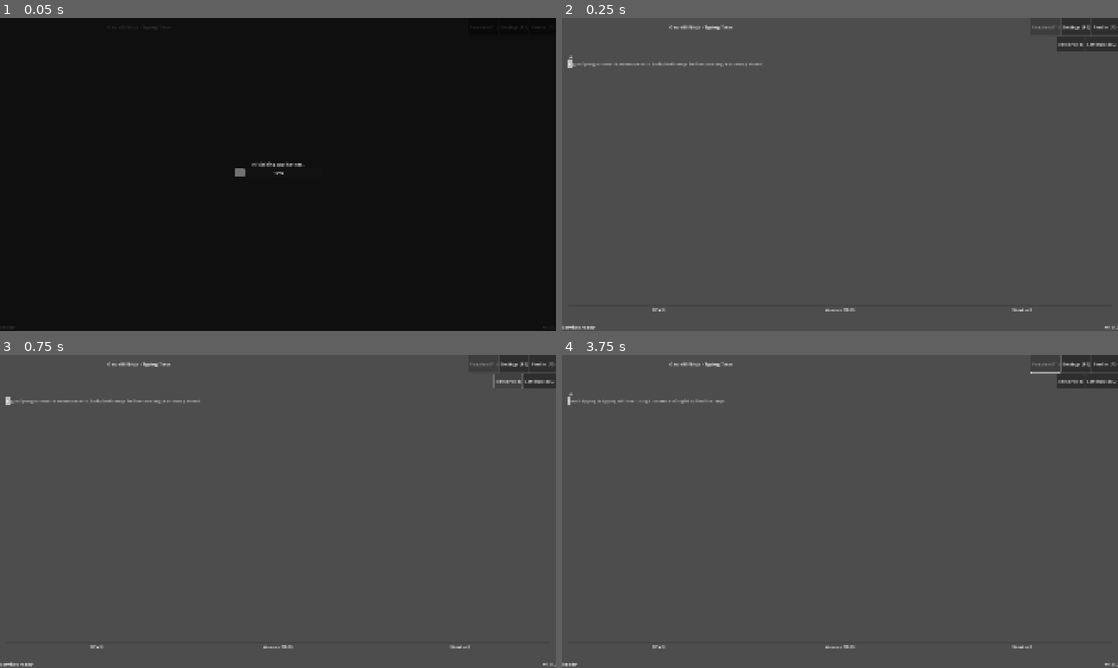
Above: before the commit, frames 1-4 (two rows, left to right).
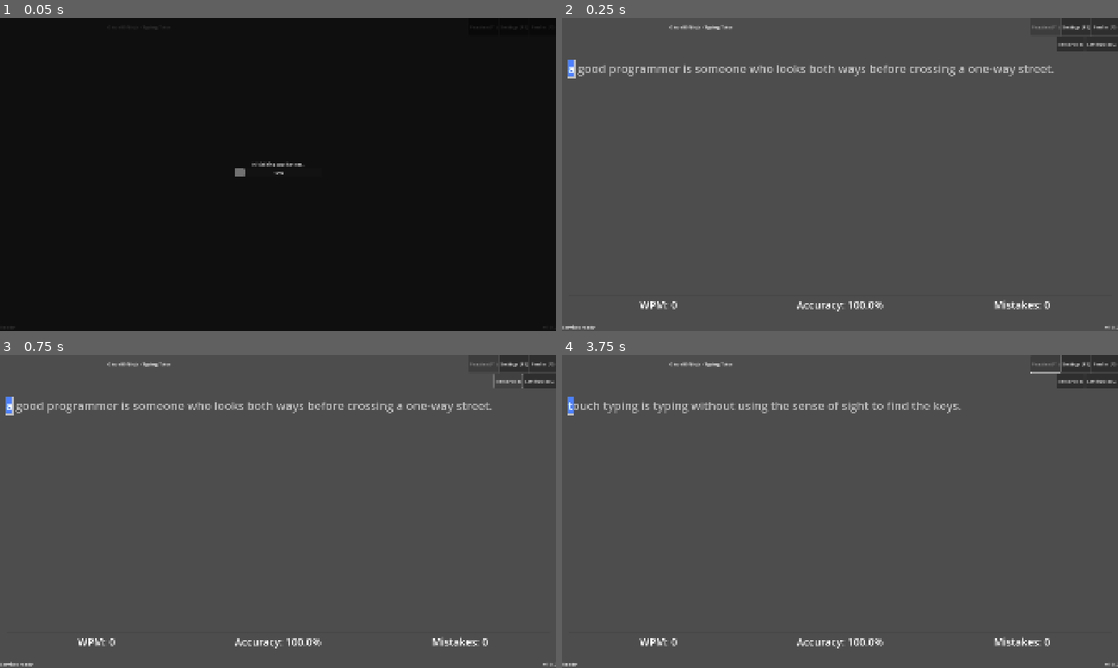
Above: after the commit, the same moments.

Repository: Mathijs-Bakker/glove80-ninja
Game: Godot game, scene res://src/main/main.tscn
Same seed, same stepped clock (60 frames per second), same inputs: the game is played once before the commit and once after it.
Inputs:
- Up to frame 1 (0.05 s): no input
- Up to frame 2 (0.25 s): no input
- Up to frame 3 (0.75 s): click "Restart (F5)" at 0.5 s
- Up to frame 4 (3.75 s): click "Restart (F5)" at 1.25 s; click "Restart (F5)" at 2 s; click "Profile (F3)" at 2.75 s; click "Practice (F1)" at 3.5 s

Frame 1 is identical in both runs. In frame 2, 1.9% of the frame differs, in the area x 1-89%, y 11-94%; in frame 3, 1.9%; in frame 4, 1.6%.

Commit message:
Fix: Cursor allignment and block-cursor width.

Diff:
--- a/glove80-ninja/src/core/config/config_service.gd
+++ b/glove80-ninja/src/core/config/config_service.gd
@@ -23,7 +23,7 @@
 const DEFAULT_USER_CONFIG = {
 	"cursor_style": "block",
 	"theme": "dark",
-	"font_size": 16,
+	"font_size": 40,
 	"sound_volume": 80,
 	"typing_sounds": true,
 	"language": "en",
--- a/glove80-ninja/src/cursor/cursor.gd
+++ b/glove80-ninja/src/cursor/cursor.gd
@@ -1,8 +1,7 @@
 extends Control
 class_name TypingCursor
 
-## Custom cursor node that supports various styles and animations
-
+## Ultra-simple cursor for testing - always draws a blue block
 
 signal cursor_moved
 signal cursor_style_changed
@@ -10,13 +9,14 @@
 @export var character: String = "A":
 	set(value):
 		character = value
+		if is_inside_tree() and font:
+			_update_cursor_size()
 		queue_redraw()
 
 @export var cursor_style: String = "block":
 	set(value):
 		cursor_style = value
 		queue_redraw()
-		cursor_style_changed.emit(value)
 
 @export var is_active: bool = true:
 	set(value):
@@ -26,125 +26,65 @@
 @export var font_size: int = 16:
 	set(value):
 		font_size = value
+		if is_inside_tree() and font:
+			_update_cursor_size()
 		queue_redraw()
 
-@export var blink_rate: float = 0.5  # Blinks per second
-var blink_timer: float = 0.0
-var visible_state: bool = true
+var font: Font
+var text_font_size: int
 
-# Colors for different cursor styles
-const CURSOR_COLORS = {
-	"block": Color("#555555"),
-	"box": Color("#FF9900"),
-	"line": Color("#FF9900"),
-	"underline": Color("#FFFFFF")
-}
-
-# Font for character display
-var font: Font
+func _ready():
+	_update_cursor_size()
+	queue_redraw()
 
 
-func _ready():
-	font = get_theme_default_font()
-	# Start blinking animation
-	set_process(true)
+func set_font_and_size(p_font: Font, p_size: int):
+	"""Set the exact same font and size as the main text"""
+	font = p_font
+	text_font_size = p_size
+	_update_cursor_size()
+	queue_redraw()
 
 
-func _process(delta):
-	# Handle blinking animation
-	blink_timer += delta
-	if blink_timer >= blink_rate:
-		blink_timer = 0.0
-		visible_state = !visible_state
-		queue_redraw()
+func _update_cursor_size():
+	if not font:
+		return
+
+	# # Use the EXACT same font and size as the main text
+	var monospace_width = font.get_string_size("0", HORIZONTAL_ALIGNMENT_LEFT, -1, text_font_size).x
+	var char_height = font.get_string_size("M", HORIZONTAL_ALIGNMENT_LEFT, -1, text_font_size).y
+
+	# Set consistent terminal-style cursor size
+	size = Vector2(monospace_width, char_height)
 
 
 func _draw():
-	if not is_active or not visible_state:
+	if not is_active or not font:
 		return
 
-	var char_size = font.get_string_size(character, HORIZONTAL_ALIGNMENT_LEFT, -1, font_size)
-	var cursor_pos = Vector2(0, 0)
+	# Draw cursor background
+	var rect = Rect2(Vector2(0, 0), size)
+	var cursor_color = Color(0.3, 0.5, 1.0, 1.0)
+	draw_rect(rect, cursor_color)
 
-	match cursor_style:
-		"block":
-			# Draw background block
-			draw_rect(Rect2(cursor_pos, Vector2(char_size.x + 8, size.y)), CURSOR_COLORS.block)
-			# Draw character
-			draw_string(font, cursor_pos + Vector2(4, size.y - 4), character, HORIZONTAL_ALIGNMENT_LEFT, -1, font_size, Color.WHITE)
+	# Draw character using EXACT same font and size as text
+	var text_pos = Vector2(0, font.get_ascent(text_font_size))
+	draw_string(font, text_pos, character, HORIZONTAL_ALIGNMENT_LEFT, -1, text_font_size, Color.WHITE)
 
-		"box":
-			# Draw box border
-			draw_rect(Rect2(cursor_pos, Vector2(char_size.x + 8, size.y)), CURSOR_COLORS.box, false, 2)
-			# Draw character
-			draw_string(font, cursor_pos + Vector2(4, size.y - 4), character, HORIZONTAL_ALIGNMENT_LEFT, -1, font_size, CURSOR_COLORS.box)
-
-		"line":
-			# Draw vertical line on left side
-			draw_line(cursor_pos, cursor_pos + Vector2(0, size.y), CURSOR_COLORS.line, 2)
-			# Draw character
-			draw_string(font, cursor_pos + Vector2(8, size.y - 4), character, HORIZONTAL_ALIGNMENT_LEFT, -1, font_size, CURSOR_COLORS.line)
-
-		"underline":
-			# Draw underline
-			draw_line(cursor_pos + Vector2(0, size.y - 2), cursor_pos + Vector2(char_size.x + 8, size.y - 2), CURSOR_COLORS.underline, 2)
-			# Draw character
-			draw_string(font, cursor_pos + Vector2(4, size.y - 4), character, HORIZONTAL_ALIGNMENT_LEFT, -1, font_size, Color.WHITE)
+func set_font_size(p_new_size: int) -> void:
+	font_size = p_new_size
+	if font:
+		_update_cursor_size()
 
 
-# Animation methods
 func move_to(p_new_position: Vector2, p_animate: bool = true) -> void:
-	if p_animate:
-		# Animated movement
-		var tween = create_tween()
-		tween.tween_property(self, "position", p_new_position, 0.1)
-		tween.tween_callback(_on_move_complete)
-	else:
-		# Instant movement
-		position = p_new_position
-		_on_move_complete()
-
-
-func _on_move_complete() -> void:
+	position = p_new_position
 	cursor_moved.emit()
-
-
-func set_blink_rate(p_rate: float) -> void:
-	blink_rate = p_rate
-
 
 func set_active(p_active: bool) -> void:
 	is_active = p_active
-	visible_state = true
-	blink_timer = 0.0
 	queue_redraw()
-
-
-func set_font_size(p_new_size: int) -> void:
-	font_size = p_new_size
-	queue_redraw()
-
 
 func set_style(p_style: String) -> void:
 	cursor_style = p_style
-
-
-# Visual feedback animations
-func pulse() -> void:
-	var tween = create_tween()
-	tween.tween_property(self, "scale", Vector2(1.2, 1.2), 0.1)
-	tween.tween_property(self, "scale", Vector2(1.0, 1.0), 0.1)
-
-
-func shake() -> void:
-	var tween = create_tween()
-	tween.tween_property(self, "position", position + Vector2(-3, 0), 0.05)
-	tween.tween_property(self, "position", position + Vector2(6, 0), 0.05)
-	tween.tween_property(self, "position", position + Vector2(-3, 0), 0.05)
-
-
-func highlight() -> void:
-	var tween = create_tween()
-	var original_modulate = modulate
-	tween.tween_property(self, "modulate", Color.YELLOW, 0.1)
-	tween.tween_property(self, "modulate", original_modulate, 0.3)
+	queue_redraw()
--- a/glove80-ninja/src/practice/practice_controller.gd
+++ b/glove80-ninja/src/practice/practice_controller.gd
@@ -1,15 +1,12 @@
 class_name PracticeControllerRefactored
 extends Control
-
-## Refactored practice controller with proper separation of concerns
-## Uses dependency injection and composition instead of monolithic design
 
 
 signal exercise_started()
 signal exercise_completed(results: Dictionary)
 signal settings_requested()
 
-# Services (injected dependencies)
+# Services
 var config_service: ConfigService
 var user_service: UserService
 
--- a/glove80-ninja/src/practice/practice_controller.tscn
+++ b/glove80-ninja/src/practice/practice_controller.tscn
@@ -1,12 +1,14 @@
 [gd_scene load_steps=2 format=3 uid="uid://17cvtuoul1oj"]
 
-[ext_resource type="Script" path="res://src/practice/practice_controller.gd" id="1_practice_controller"]
+[ext_resource type="Script" uid="uid://cbfouoen72kkt" path="res://src/practice/practice_controller.gd" id="1_practice_controller"]
 
 [node name="PracticeController" type="Control"]
 layout_mode = 3
 anchors_preset = 15
 anchor_right = 1.0
 anchor_bottom = 1.0
+grow_horizontal = 2
+grow_vertical = 2
 script = ExtResource("1_practice_controller")
 
 [node name="HeaderContainer" type="HBoxContainer" parent="."]
@@ -14,12 +16,13 @@
 anchors_preset = 10
 anchor_right = 1.0
 offset_bottom = 50.0
+grow_horizontal = 2
 alignment = 2
 
 [node name="RestartButton" type="Button" parent="HeaderContainer"]
 layout_mode = 2
+disabled = true
 text = "Restart (F5)"
-disabled = true
 
 [node name="SettingsButton" type="Button" parent="HeaderContainer"]
 layout_mode = 2
@@ -32,6 +35,8 @@
 anchor_bottom = 1.0
 offset_top = 60.0
 offset_bottom = -10.0
+grow_horizontal = 2
+grow_vertical = 2
 
 [node name="TextDisplayContainer" type="Control" parent="MainContainer"]
 layout_mode = 2
--- a/glove80-ninja/src/settings/settings_controller.gd
+++ b/glove80-ninja/src/settings/settings_controller.gd
@@ -254,7 +254,7 @@
 	# Setup font size
 	if font_size_spinbox:
 		font_size_spinbox.min_value = 12
-		font_size_spinbox.max_value = 24
+		font_size_spinbox.max_value = 40
 		font_size_spinbox.step = 1
 		font_size_spinbox.value_changed.connect(_on_font_size_changed)
 		Log.info("[SettingsController][_setup_ui] Font size spinbox configured (12-24)")
--- a/glove80-ninja/src/ui/components/text_display.gd
+++ b/glove80-ninja/src/ui/components/text_display.gd
@@ -2,7 +2,6 @@
 extends Control
 
 ## TextDisplay component that handles text rendering, cursor display, and visual feedback
-## Replaces the TextDisplayManager autoload with a proper UI component
 
 
 signal text_updated()
@@ -171,14 +170,20 @@
 	_apply_theme_colors(current_theme)
 
 
-func _apply_font_size(font_size: int) -> void:
+func _apply_font_size(p_font_size: int) -> void:
 	if sample_label:
-		sample_label.add_theme_font_size_override("normal_font_size", font_size)
-
-	var labels = [wpm_label, accuracy_label, mistakes_label]
-	for label in labels:
+		sample_label.add_theme_font_size_override("normal_font_size", p_font_size)
+
+	# Update cursor with EXACT same font and size as text
+	if typing_cursor and sample_label:
+		var text_font = sample_label.get_theme_font("normal_font")
+		var text_size = sample_label.get_theme_font_size("normal_font_size")
+		typing_cursor.set_font_and_size(text_font, text_size)
+
+	# Update stats labels with smaller font
+	for label in [wpm_label, accuracy_label, mistakes_label]:
 		if label:
-			label.add_theme_font_size_override("font_size", max(12, font_size - 4))
+			label.add_theme_font_size_override("font_size", max(12, p_font_size - 4))
 
 
 func _apply_theme_colors(theme_name: String) -> void:
@@ -248,10 +253,19 @@
 func _update_cursor_position() -> void:
 	if not typing_cursor or not show_cursor:
 		return
-
-	# Calculate cursor position based on current character index
-	var char_size = _estimate_character_size()
-	var cursor_x = current_index * char_size.x
+		# Update cursor character to show current character that needs to be typed
+
+	if current_index < current_text.length():
+		var current_char = current_text[current_index]
+		typing_cursor.character = current_char
+		Log.info("[TextDisplay][_update_cursor_position] Updated cursor character to: '%s'" % current_char)
+	else:
+		# At end of text, could show a completion indicator or space
+		typing_cursor.character = " "
+		Log.info("[TextDisplay][_update_cursor_position] At end of text, cursor shows space")
+
+	# Calculate cursor position by measuring actual text width up to current position
+	var cursor_x = _calculate_accurate_cursor_position()
 
 	# Ensure cursor position is valid
 	if cursor_x >= 0:
@@ -297,6 +311,30 @@
 		return Vector2(10, 20)
 
 
+func _calculate_accurate_cursor_position() -> float:
+	if not sample_label or current_index <= 0:
+		return 0.0
+
+	# Get the font used by the sample label
+	var font = sample_label.get_theme_font("normal_font")
+	var font_size = sample_label.get_theme_font_size("normal_font_size")
+
+	if not font:
+		# Fallback to estimated position
+		var char_size = _estimate_character_size()
+		return current_index * char_size.x
+
+	# For monospace fonts, calculate position using consistent character width
+	# Use 'A' as reference character for consistent spacing (matches cursor sizing)
+	# Professional typing app approach: fixed monospace positioning
+	var monospace_width = font.get_string_size("A", HORIZONTAL_ALIGNMENT_LEFT, -1, font_size).x
+	var cursor_position = current_index * monospace_width
+
+	Log.info("[TextDisplay][_calculate_accurate_cursor_position] Terminal-style position: index %d * width %f = %f" % [current_index, monospace_width, cursor_position])
+
+	return cursor_position
+
+
 func _flash_background(color: Color, duration: float) -> void:
 	var original_modulate = modulate
 	modulate = color
--- a/glove80-ninja/src/ui/components/text_display.tscn
+++ b/glove80-ninja/src/ui/components/text_display.tscn
@@ -1,12 +1,15 @@
-[gd_scene load_steps=2 format=3 uid="uid://cgag1gd7bsmae"]
+[gd_scene load_steps=3 format=3 uid="uid://cgag1gd7bsmae"]
 
-[ext_resource type="Script" path="res://src/ui/components/text_display.gd" id="1_1a2b3c"]
+[ext_resource type="Script" uid="uid://di2o1pgxmslw2" path="res://src/ui/components/text_display.gd" id="1_1a2b3c"]
+[ext_resource type="Theme" uid="uid://dcmue30t571sw" path="res://themes/default.tres" id="2_8ne8b"]
 
 [node name="TextDisplay" type="Control"]
 layout_mode = 3
 anchors_preset = 15
 anchor_right = 1.0
 anchor_bottom = 1.0
+grow_horizontal = 2
+grow_vertical = 2
 script = ExtResource("1_1a2b3c")
 
 [node name="VBoxContainer" type="VBoxContainer" parent="."]
@@ -18,6 +21,8 @@
 offset_top = 20.0
 offset_right = -20.0
 offset_bottom = -20.0
+grow_horizontal = 2
+grow_vertical = 2
 
 [node name="SampleContainer" type="Control" parent="VBoxContainer"]
 layout_mode = 2
@@ -29,22 +34,25 @@
 anchors_preset = 15
 anchor_right = 1.0
 anchor_bottom = 1.0
+grow_horizontal = 2
+grow_vertical = 2
+theme = ExtResource("2_8ne8b")
+bbcode_enabled = true
+text = "Sample text will appear here..."
 fit_content = true
 scroll_active = false
-bbcode_enabled = true
-text = "Sample text will appear here..."
-fit_content_height = true
 
 [node name="CursorContainer" type="Control" parent="VBoxContainer/SampleContainer"]
 layout_mode = 1
 anchors_preset = 15
 anchor_right = 1.0
 anchor_bottom = 1.0
+grow_horizontal = 2
+grow_vertical = 2
 
 [node name="ProgressBar" type="ProgressBar" parent="VBoxContainer"]
 layout_mode = 2
 size_flags_horizontal = 3
-max_value = 100.0
 step = 0.1
 show_percentage = false
 
--- /dev/null
+++ b/glove80-ninja/test_cursor.gd
@@ -0,0 +1,84 @@
+extends Control
+
+## Test script to verify cursor rendering works correctly
+
+var test_cursor: TypingCursor
+
+func _ready():
+	print("=== CURSOR TEST STARTING ===")
+
+	# Create cursor
+	test_cursor = TypingCursor.new()
+	test_cursor.name = "TestCursor"
+	add_child(test_cursor)
+
+	# Position cursor in center of screen
+	test_cursor.position = Vector2(400, 300)
+
+	# Set cursor properties
+	test_cursor.character = "A"
+	test_cursor.font_size = 24
+	test_cursor.cursor_style = "block"  # Explicitly set to block
+	test_cursor.is_active = true
+
+	print("Cursor created with:")
+	print("  Style: ", test_cursor.cursor_style)
+	print("  Character: ", test_cursor.character)
+	print("  Font Size: ", test_cursor.font_size)
+	print("  Is Active: ", test_cursor.is_active)
+	print("  Position: ", test_cursor.position)
+	print("  Size: ", test_cursor.size)
+
+	# Test different styles after 2 seconds
+	await get_tree().create_timer(2.0).timeout
+	print("\n=== TESTING DIFFERENT CURSOR STYLES ===")
+
+	# Test block style
+	test_cursor.set_style("block")
+	test_cursor.character = "B"
+	print("Set to BLOCK style with character 'B'")
+
+	await get_tree().create_timer(2.0).timeout
+
+	# Test box style
+	test_cursor.set_style("box")
+	test_cursor.character = "C"
+	print("Set to BOX style with character 'C'")
+
+	await get_tree().create_timer(2.0).timeout
+
+	# Test line style
+	test_cursor.set_style("line")
+	test_cursor.character = "D"
+	print("Set to LINE style with character 'D'")
+
+	await get_tree().create_timer(2.0).timeout
+
+	# Test underline style
+	test_cursor.set_style("underline")
+	test_cursor.character = "E"
+	print("Set to UNDERLINE style with character 'E'")
+
+	await get_tree().create_timer(2.0).timeout
+
+	# Back to block
+	test_cursor.set_style("block")
+	test_cursor.character = "F"
+	print("Back to BLOCK style with character 'F'")
+
+	print("\n=== CURSOR TEST COMPLETED ===")
+	print("If you see a vertical line instead of a block, there's a rendering issue.")
+	print("Check the console for debug messages from the cursor.")
+
+func _input(event):
+	if event is InputEventKey and event.pressed:
+		if event.keycode == KEY_ESCAPE:
+			get_tree().quit()
+		elif event.keycode == KEY_SPACE:
+			# Cycle through characters
+			var chars = ["A", "B", "C", "D", "E", "F", "G", "H", "I", "J"]
+			var current_char = test_cursor.character
+			var index = chars.find(current_char)
+			var next_index = (index + 1) % chars.size()
+			test_cursor.character = chars[next_index]
+			print("Changed character to: ", test_cursor.character)
--- a/glove80-ninja/themes/default.tres
+++ b/glove80-ninja/themes/default.tres
@@ -6,7 +6,7 @@
 [ext_resource type="FontFile" uid="uid://b5slrqkdeex8r" path="res://assets/fonts/Ubuntu_Mono/UbuntuMono-Italic.ttf" id="4_u7cj8"]
 
 [resource]
-LineEdit/font_sizes/font_size = 48
+LineEdit/font_sizes/font_size = 67
 LineEdit/fonts/font = ExtResource("1_50bnw")
 RichTextLabel/font_sizes/bold_font_size = 24
 RichTextLabel/font_sizes/bold_italics_font_size = 24
Not shown: 1 places in glove80-ninja/src/cursor/cursor.tscn that only renumber resources
Not shown, added: glove80-ninja/test_cursor.gd.uid
